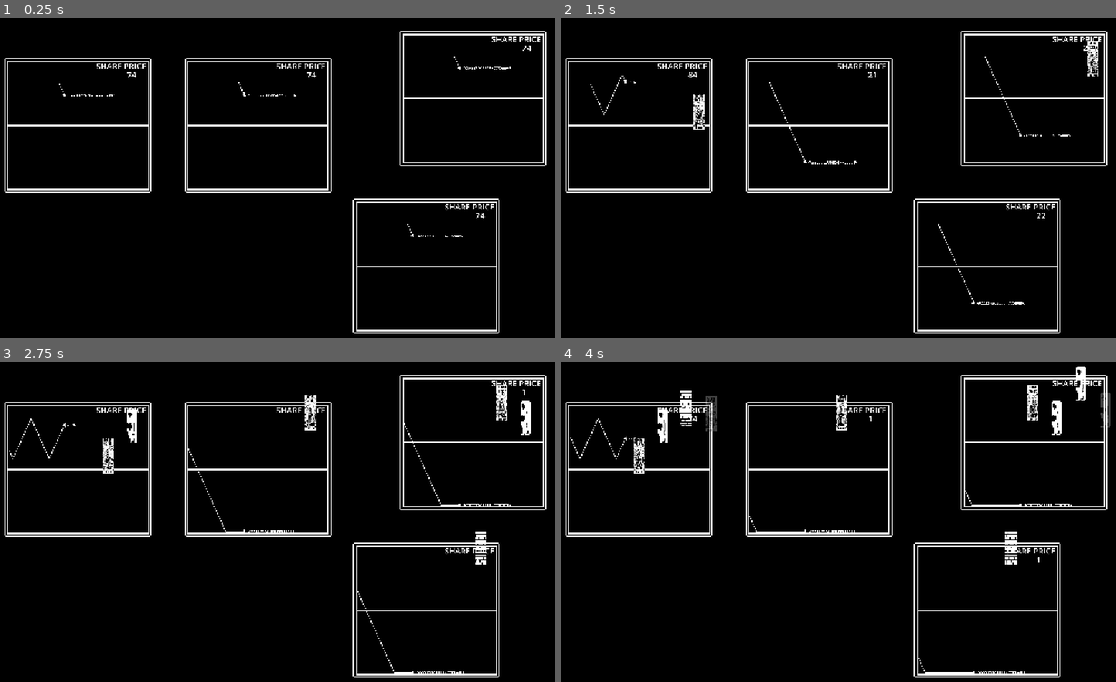
Above: before the commit, frames 1-4 (two rows, left to right).
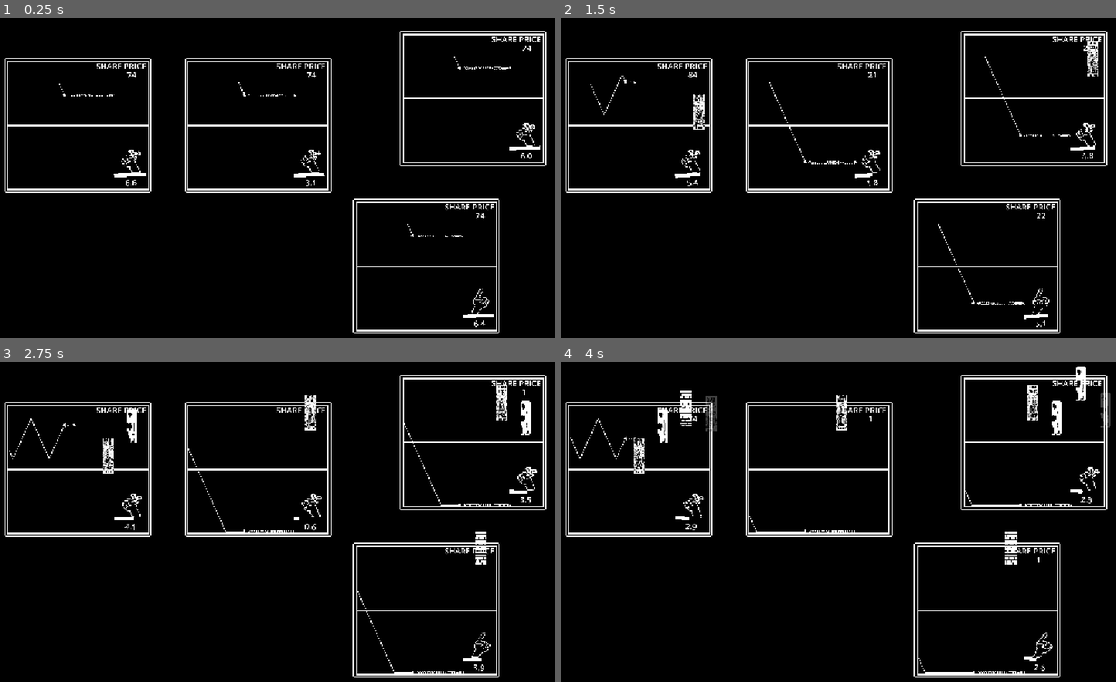
Above: after the commit, the same moments.

Repository: yarkoasaf/lauchablast-capitalism-1bitjam
Game: Godot game, scene res://node_2d.tscn
Two runs of this game, one before a commit and one after it. Both use one fixed random seed, a clock stepped at 60 frames per second and the inputs below.
Inputs:
- Up to frame 1 (0.25 s): no input
- Up to frame 2 (1.5 s): tap A (wave) at 0.6, 1.35 s
- Up to frame 3 (2.75 s): tap A (wave) at 2.1 s
- Up to frame 4 (4 s): tap A (wave) at 2.85, 3.6 s

The runs differ from the first frame. In frame 1, 0.5% of the frame differs, in the area x 20-98%, y 32-97%; in frame 2, 0.4%; in frame 3, 0.4%; in frame 4, 0.3%.

Commit message:
+ buy-sell element

Diff:
--- /dev/null
+++ b/hand_investor.gd
@@ -0,0 +1,61 @@
+#hand_investor.gd
+extends Node2D
+
+@export var lifetime: float = randf_range(3,10)
+@export var fade_out_time: float = 0.1
+@export var update_rate: float = 0.05
+
+@onready var sprite: Sprite2D = $Pivot/Hand
+@onready var bar: ProgressBar = $Pivot/UI/Panel/TimeBar
+@onready var label: Label = $Pivot/UI/Panel/TimeLabel
+
+const BUY_TEX: Texture2D = preload("res://assets/sprites/buy hand.png")
+const SELL_TEX: Texture2D = preload("res://assets/sprites/sell hand.png")
+
+var is_buy: bool
+var _time_left: float
+var _ui_timer: Timer
+var _dying: bool = false
+
+func _ready() -> void:
+	# choose texture
+	is_buy = (randi_range(0, 1) == 0)
+	sprite.texture = BUY_TEX if is_buy else SELL_TEX
+
+	# init timer ui
+	_time_left = lifetime
+	bar.min_value = 0.0
+	bar.max_value = 1.0
+	bar.value = 1.0
+	_update_ui()
+
+	_ui_timer = Timer.new()
+	_ui_timer.wait_time = update_rate
+	_ui_timer.one_shot = false
+	_ui_timer.autostart = true
+	_ui_timer.timeout.connect(_tick_ui)
+	add_child(_ui_timer)
+
+	# schedule despawn
+	get_tree().create_timer(lifetime).timeout.connect(_begin_despawn)
+
+func _tick_ui() -> void:
+	_time_left = maxf(0.0, _time_left - update_rate)
+	_update_ui()
+
+func _update_ui() -> void:
+	var ratio: float = 0.0 if lifetime <= 0.0 else (_time_left / lifetime)
+	bar.value = ratio
+	label.text = "%0.1f" % _time_left
+
+func _begin_despawn() -> void:
+	if _dying:
+		return
+	_dying = true
+
+	if _ui_timer:
+		_ui_timer.stop()
+
+	var t := create_tween()
+	t.tween_property(self, "modulate:a", 0.0, fade_out_time)
+	t.finished.connect(queue_free)
--- /dev/null
+++ b/scenes/hand_investor.tscn
@@ -0,0 +1,111 @@
+[gd_scene format=3 uid="uid://befuy7mvrfcnb"]
+
+[ext_resource type="Script" uid="uid://b6bdila7gtm5d" path="res://hand_investor.gd" id="1_cgxcy"]
+[ext_resource type="Texture2D" uid="uid://c2h32mo207t06" path="res://assets/sprites/buy hand.png" id="2_vp34f"]
+
+[sub_resource type="Animation" id="Animation_i1ce3"]
+length = 0.001
+tracks/0/type = "value"
+tracks/0/imported = false
+tracks/0/enabled = true
+tracks/0/path = NodePath("Pivot:rotation")
+tracks/0/interp = 1
+tracks/0/loop_wrap = true
+tracks/0/keys = {
+"times": PackedFloat32Array(0),
+"transitions": PackedFloat32Array(1),
+"update": 0,
+"values": [0.2617994]
+}
+
+[sub_resource type="Animation" id="Animation_vp34f"]
+resource_name = "balance"
+loop_mode = 1
+tracks/0/type = "value"
+tracks/0/imported = false
+tracks/0/enabled = true
+tracks/0/path = NodePath("Pivot:rotation")
+tracks/0/interp = 1
+tracks/0/loop_wrap = true
+tracks/0/keys = {
+"times": PackedFloat32Array(0, 0.5),
+"transitions": PackedFloat32Array(0.57434916, 0.5464163),
+"update": 0,
+"values": [0.08726646259971647, -0.08726646259971647]
+}
+
+[sub_resource type="AnimationLibrary" id="AnimationLibrary_i1ce3"]
+_data = {
+&"RESET": SubResource("Animation_i1ce3"),
+&"balance": SubResource("Animation_vp34f")
+}
+
+[sub_resource type="ShaderMaterial" id="ShaderMaterial_5a66i"]
+
+[sub_resource type="StyleBoxFlat" id="StyleBoxFlat_vp34f"]
+bg_color = Color(0, 0, 0, 1)
+
+[sub_resource type="StyleBoxFlat" id="StyleBoxFlat_i1ce3"]
+bg_color = Color(11.708, 11.708, 11.708, 1)
+
+[node name="HandInvestor" type="Node2D" unique_id=256795261]
+script = ExtResource("1_cgxcy")
+
+[node name="AnimationPlayer" type="AnimationPlayer" parent="." unique_id=98654012]
+libraries/ = SubResource("AnimationLibrary_i1ce3")
+autoplay = &"balance"
+
+[node name="Pivot" type="Node2D" parent="." unique_id=862812106]
+position = Vector2(1.3552527e-20, -142)
+rotation = 0.2617994
+
+[node name="Hand" type="Sprite2D" parent="Pivot" unique_id=511806067]
+position = Vector2(7.7446613, -202.91876)
+scale = Vector2(0.64357257, 0.64357257)
+texture = ExtResource("2_vp34f")
+
+[node name="UI" type="Node2D" parent="Pivot" unique_id=1470107453]
+position = Vector2(125, -288)
+
+[node name="Panel" type="Control" parent="Pivot/UI" unique_id=1062233995]
+material = SubResource("ShaderMaterial_5a66i")
+layout_mode = 3
+anchors_preset = 0
+offset_left = -235.0
+offset_top = 246.0
+offset_right = -17.0
+offset_bottom = 277.0
+metadata/_edit_use_anchors_ = true
+
+[node name="TimeBar" type="ProgressBar" parent="Pivot/UI/Panel" unique_id=1294786096]
+use_parent_material = true
+layout_mode = 1
+anchors_preset = -1
+anchor_left = -0.47973186
+anchor_right = 0.36398876
+anchor_bottom = 0.5817775
+offset_left = 4.0
+offset_top = 3.0
+offset_right = 221.0
+offset_bottom = 30.0
+theme_override_styles/background = SubResource("StyleBoxFlat_vp34f")
+theme_override_styles/fill = SubResource("StyleBoxFlat_i1ce3")
+max_value = 1.0
+show_percentage = false
+metadata/_edit_use_anchors_ = true
+
+[node name="TimeLabel" type="Label" parent="Pivot/UI/Panel" unique_id=2081837254]
+layout_mode = 1
+anchors_preset = -1
+anchor_left = -0.6701838
+anchor_top = 0.7183204
+anchor_right = 0.63794774
+anchor_bottom = 4.3957396
+offset_left = 90.0
+offset_top = 31.0
+offset_right = 130.0
+offset_bottom = 54.0
+theme_override_font_sizes/font_size = 100
+text = "10.3"
+horizontal_alignment = 1
+metadata/_edit_use_anchors_ = true
--- /dev/null
+++ b/scenes/hand_investor_spawner.gd
@@ -0,0 +1,32 @@
+extends Node2D
+
+@export var hand_investor_scene: PackedScene
+@export var respawn_delay: float = randf_range(1,5)
+
+var _timer: Timer
+
+func _ready() -> void:
+	randomize()
+
+	_timer = Timer.new()
+	_timer.wait_time = respawn_delay
+	_timer.one_shot = true
+	add_child(_timer)
+
+	_spawn_one()
+
+func _spawn_one() -> void:
+	if hand_investor_scene == null:
+		push_error("Assign hand_investor_scene in Inspector.")
+		return
+
+	var inst := hand_investor_scene.instantiate()
+	add_child(inst)
+
+	# When it despawns, wait a bit, then spawn again
+	inst.tree_exited.connect(func():
+		_timer.start()
+	)
+	_timer.timeout.connect(func():
+		_spawn_one()
+	, CONNECT_ONE_SHOT)
--- a/scenes/pantalla.tscn
+++ b/scenes/pantalla.tscn
@@ -9,6 +9,8 @@
 [ext_resource type="Texture2D" uid="uid://bim8brnao5h6a" path="res://assets/sprites/Sprite-0001.png" id="5_ie4f6"]
 [ext_resource type="Script" uid="uid://8wu7wxe312kq" path="res://scripts/GameControl/spawner.gd" id="8_p4ppb"]
 [ext_resource type="PackedScene" uid="uid://c6wvhr4hqibvk" path="res://scenes/Obstacle.tscn" id="9_8dxf4"]
+[ext_resource type="Script" uid="uid://divu6y4a3ccbq" path="res://scenes/hand_investor_spawner.gd" id="10_e1ybv"]
+[ext_resource type="PackedScene" uid="uid://befuy7mvrfcnb" path="res://scenes/hand_investor.tscn" id="11_qkkgh"]
 
 [sub_resource type="CircleShape2D" id="CircleShape2D_d21ai"]
 radius = 55.226807
@@ -146,6 +148,11 @@
 position = Vector2(1750.625, -1114)
 shape = SubResource("RectangleShape2D_p4ppb")
 
+[node name="HandInvestorSpawner" type="Node2D" parent="." unique_id=952570394]
+position = Vector2(1524, -17)
+script = ExtResource("10_e1ybv")
+hand_investor_scene = ExtResource("11_qkkgh")
+
 [connection signal="cambioPorcentajeCambio" from="." to="ArrowBody/Porcentaje" method="_on_pantalla_cambio_porcentaje_cambio"]
 [connection signal="cambioPrecio" from="." to="SHARE PRICE/Precio" method="_on_pantalla_cambio_precio"]
 [connection signal="porcentajeAccion" from="ArrowBody" to="." method="_on_arrow_body_porcentaje_accion"]
Binary file added: assets/sprites/buy hand.aseprite
Binary file added: assets/sprites/buy hand.png
Not shown, added: assets/sprites/buy hand.png.import
Binary file added: assets/sprites/sell hand.aseprite
Binary file added: assets/sprites/sell hand.png
Not shown, added: assets/sprites/sell hand.png.import
Not shown, added: hand_investor.gd.uid
Not shown, added: scenes/hand_investor_spawner.gd.uid
